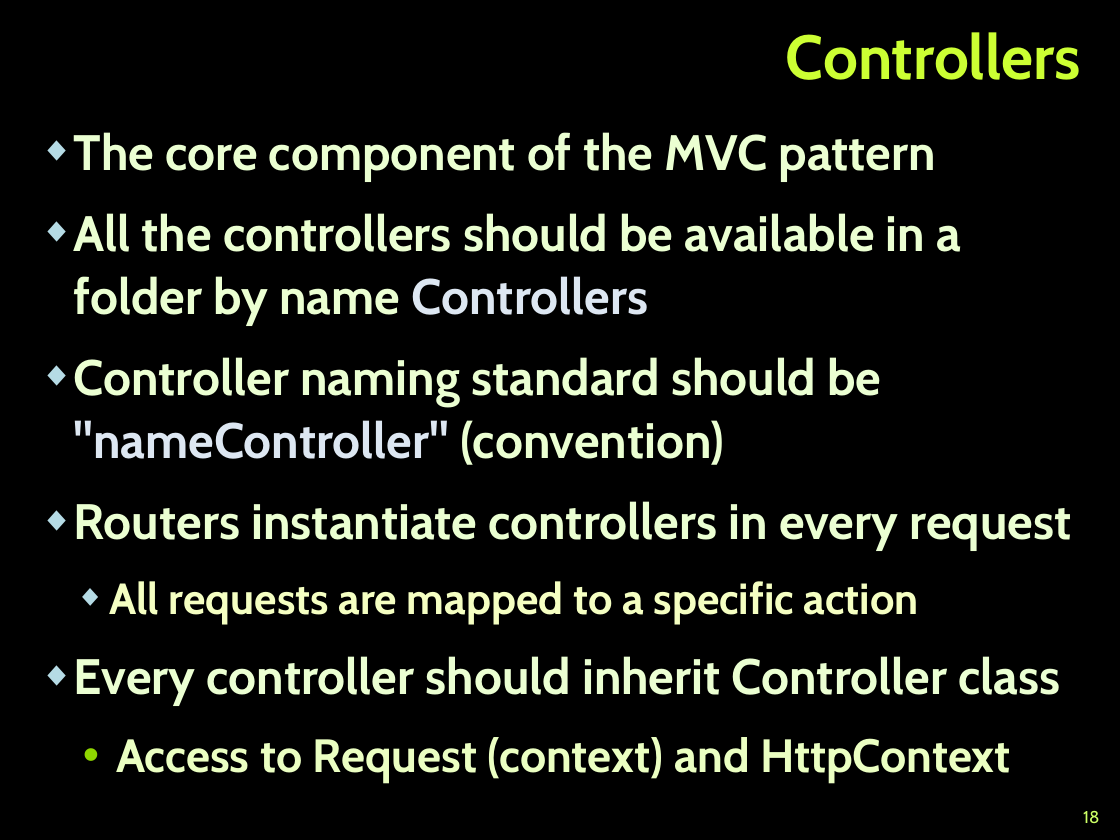
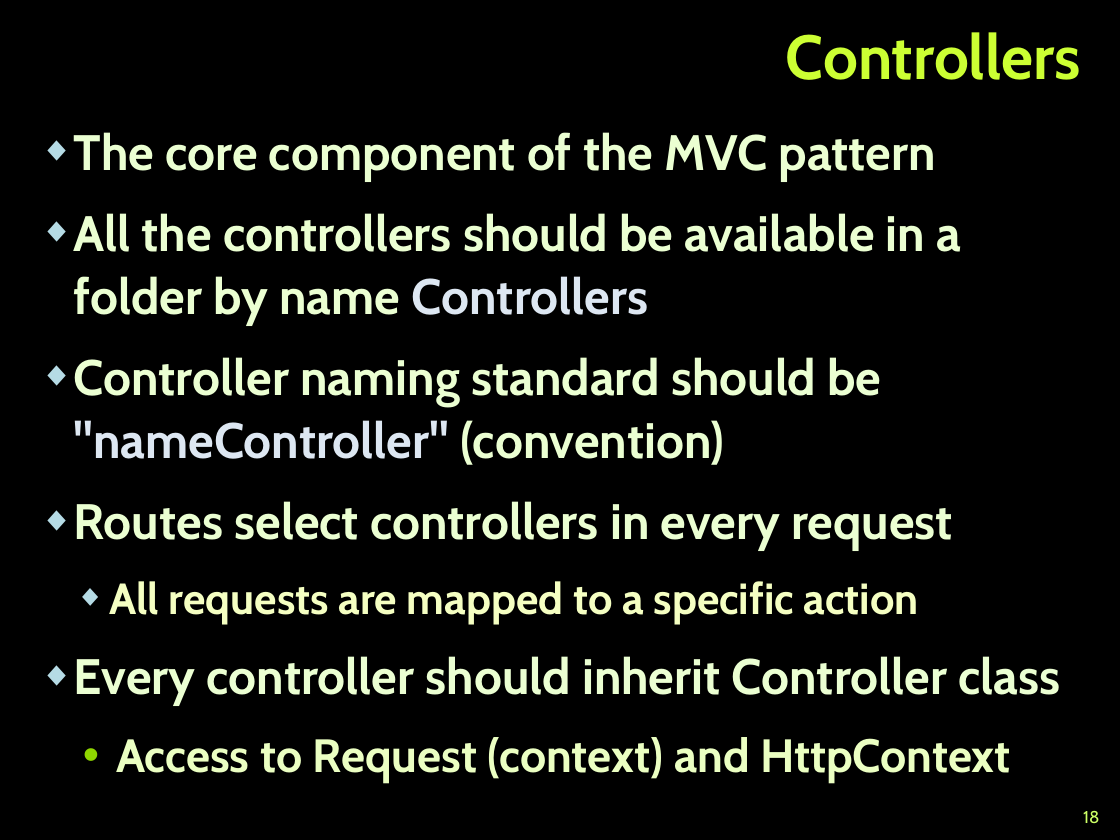
Before and after one commit to TelerikAcademy/ASP.NET-MVC, a slide deck: slide 18 of 02. ASP.NET-MVC-Essentials/ASP.NET MVC Essentials.pptx. Drawn at 1120x840 pixels with LibreOffice and Linux fonts; fonts in the diff are those of the drawing; background and template pictures are left out. Boxes give left, top, right and bottom in pixels: in the first picture for what was removed or moved away, otherwise in the second. Text is boxed around its words. In the diff, an @@ line names an element or a change of style, - is before the commit and + after.

```diff
--- a/02. ASP.NET-MVC-Essentials/ASP.NET MVC Essentials.pptx
+++ b/02. ASP.NET-MVC-Essentials/ASP.NET MVC Essentials.pptx
@@ text at <box>74,501,953,550</box>: text changed @@
-◆ Routers instantiate controllers in every request
+◆ Routes select controllers in every request
```
Also in this commit, not shown: 6 other slides changed.
